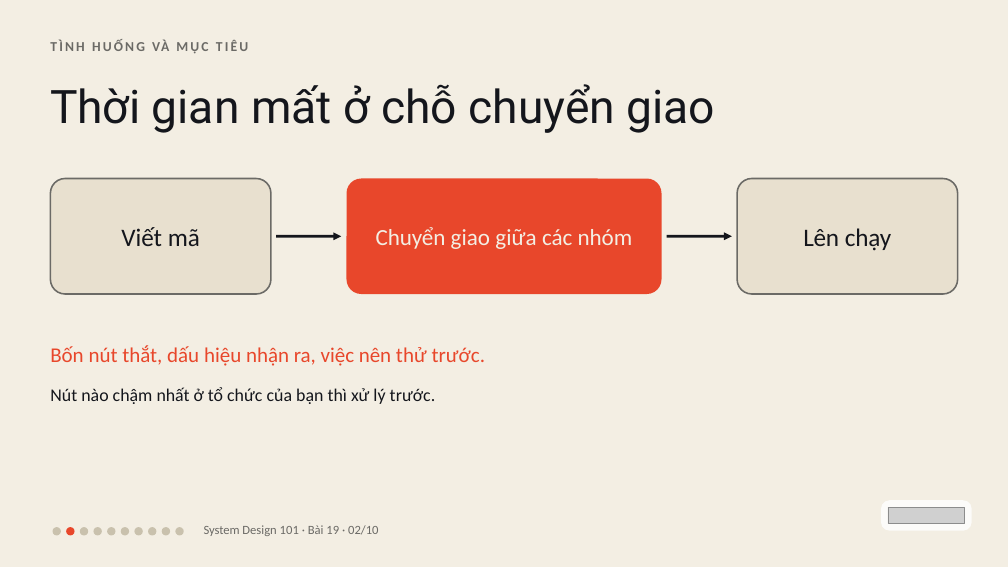
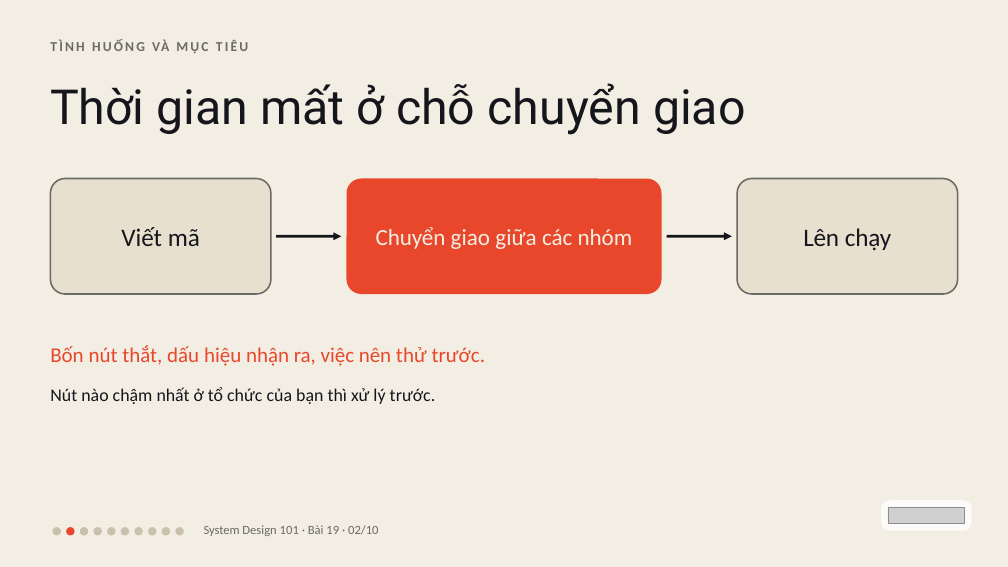
Before and after one commit to vohoailinh90/tool-marketing-studio, a slide deck: slide 2 of system-design-101/vi/lessons/sd-13-019/slides/sd-13-019.pptx. Drawn at 1008x567 pixels with LibreOffice and Linux fonts; fonts in the diff are those of the drawing; grey boxes stand for pictures. Boxes give left, top, right and bottom in pixels: in the first picture for what was removed or moved away, otherwise in the second. Text is boxed around its words. In the diff, an @@ line names an element or a change of style, - is before the commit and + after.

```diff
--- a/system-design-101/vi/lessons/sd-13-019/slides/sd-13-019.pptx
+++ b/system-design-101/vi/lessons/sd-13-019/slides/sd-13-019.pptx
@@ text "Thời gian mất ở chỗ ..." at (50, 83, 746, 135): size 66 to 69 pt @@
```
Also in this commit, not shown: 2 other slides changed, 8 other files.
